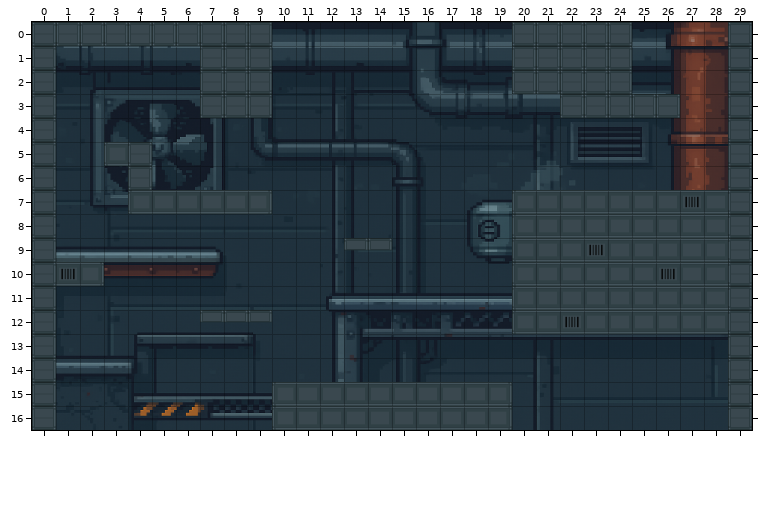
An edit to a level. Tiled map, assets/tilemaps/map_6.tmx. Above: the version before the commit.
Cells are 64x64 px. Shown: x 0..29, y 0..16.
Once edited:
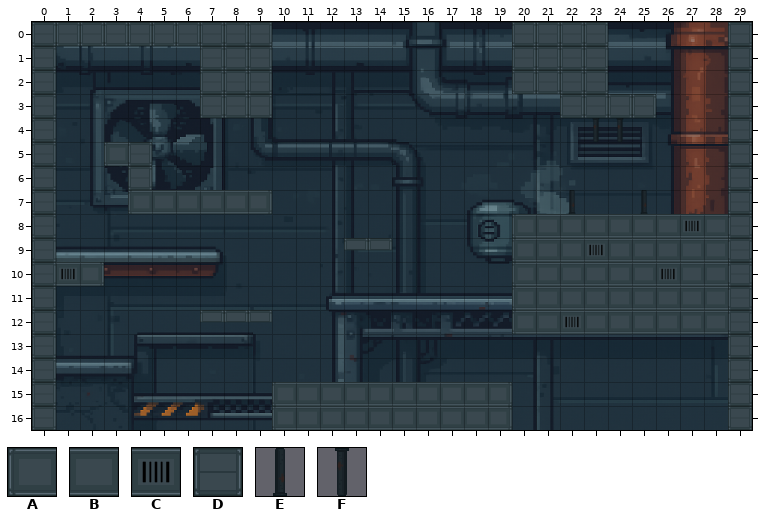
Key: from "tileset-duto": A 0, B 1, C 2, D 4, E 7, F 7 turned 180.
_ is an empty cell.
The edit:
Layer "Camada de Blocos 1":
The author put tile C in row 8 at x 27.
Tile B becomes tile E in row 7 at x 22 and 25.
The author put tile F in row 4 at x 23 to 24.
The author cleared tile A in row 7 at x 20.
The author cleared tile B in row 7 at x 21, 23 to 24, 26 and 28.
The author cleared tile C in row 7 at x 27.
The author cleared tile D in rows 0 to 2 at x 24; in row 3 at x 26.
Layer "Camada de Blocos 2":
The author cleared tile B in row 8 at x 27.
